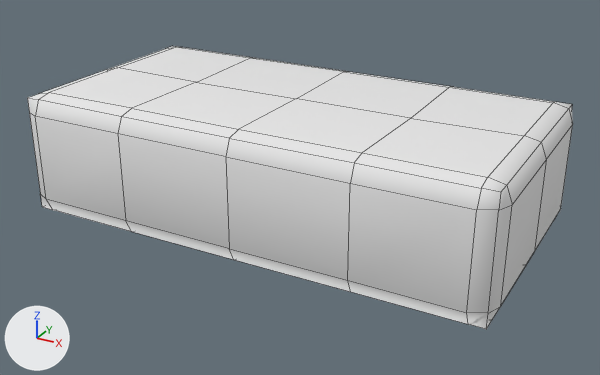
The OBJ model Props/Couch/couch_wide.obj as it was, and as the next commit left it.
Before and after are seen from a 50 mm camera at (1.59, -2.86, 1.3) aimed at (0.04, -0.04, -0.12). Lighting does not change. The marker at lower left points along +X, +Y and +Z. Mesh edges are drawn as thin lines. Where no turn or scale is listed for an object, it has been applied to the vertices.

Before the edit, the objects in view are built like this:
```python
mat_spritesheet_col = principled_material('spritesheet_col')
mat_spritesheet_col.base_color = (0.8, 0.8, 0.8)  # white #e7e7e7
mat_spritesheet_col.roughness = 1.0
me_couch_cube = bpy.data.meshes.new('Couch_Cube')
me_couch_cube.from_pydata(...)  # 110 vertices, 108 faces; spans x -1.02..1.02, y -0.53..0.53, z -0.26..0.26
me_couch_cube.materials.append(mat_spritesheet_col)  # white #e7e7e7
ob_couch_cube = bpy.data.objects.new('Couch_Cube', me_couch_cube)
ob_couch_cube.location = (0.0, 0.0, 0.0)
```
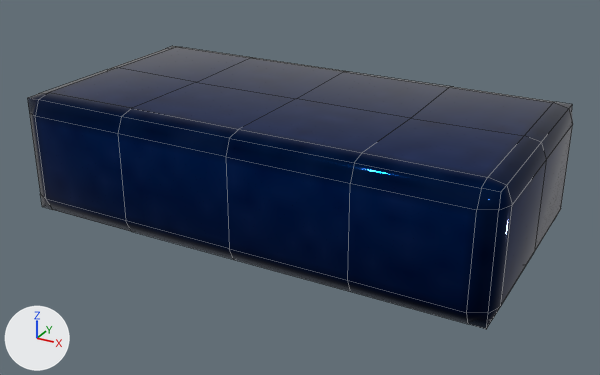
Location of each change, [x1, y1, x2, y2] in pixels of the pictures (600 x 375 px):
'Couch_Cube', surface changed (white to blue): [27, 46, 573, 329] in both

Patch to the scene script:
```diff
--- a/Props/Couch/couch_wide.obj.py
+++ b/Props/Couch/couch_wide.obj.py
@@ img_spritesheet_col_png @@
+img_spritesheet_col_png = load_image('spritesheet_col.png', '../../spritesheet_col.png', 512, 512, 'sRGB')
@@ mat_spritesheet_col @@
 mat_spritesheet_col = bpy.data.materials.new('spritesheet_col')
-# nodes: BsdfPrincipled, OutputMaterial
+# nodes: BsdfPrincipled, NormalMap, OutputMaterial, TexImage x3
+# uses the picture img_spritesheet_col_png
```
